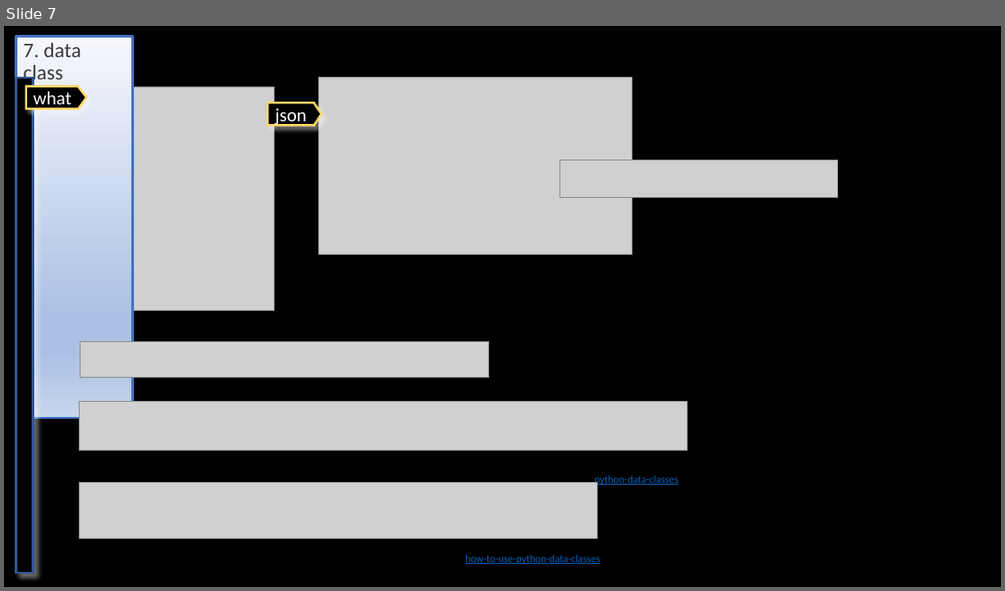
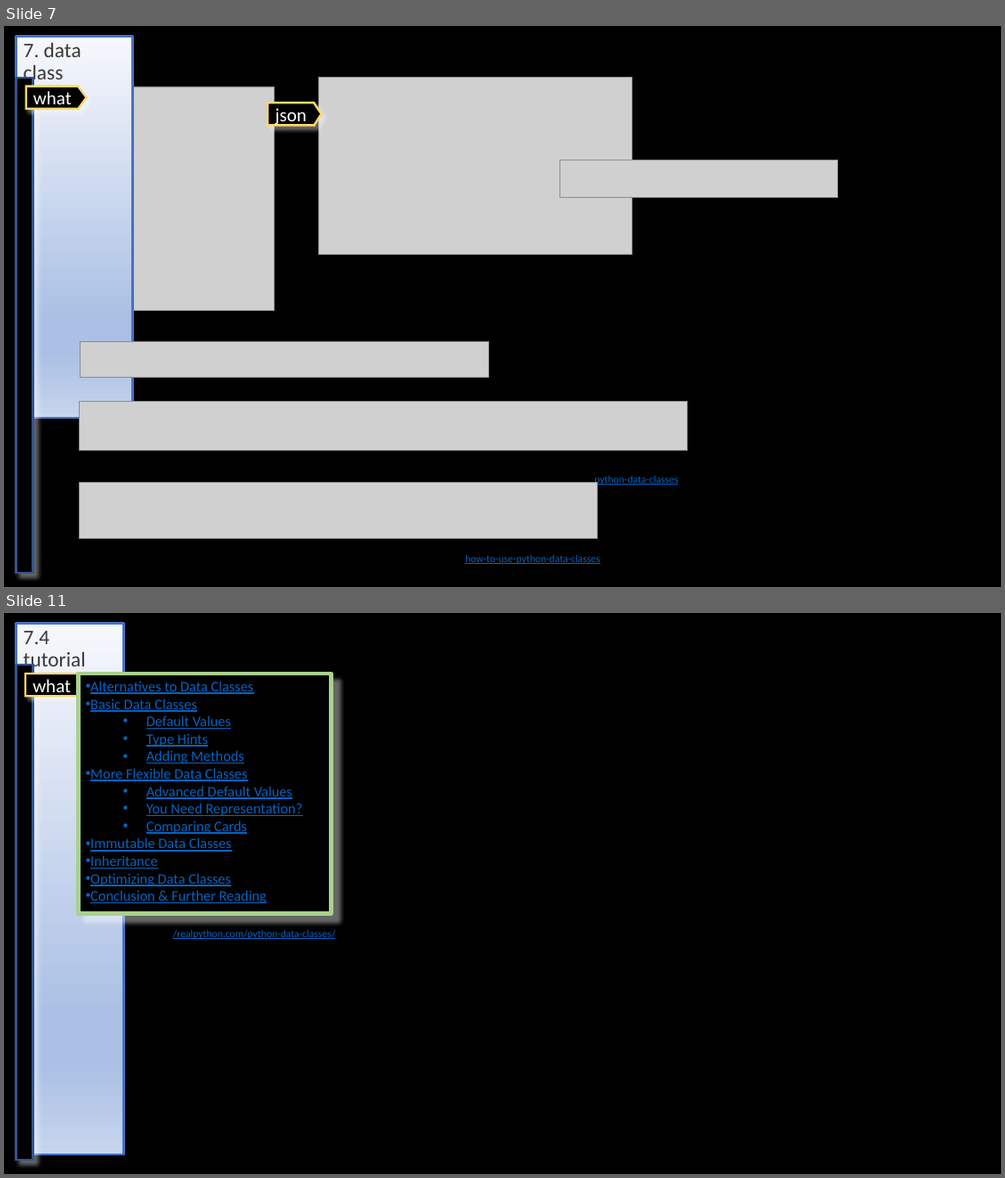
Before and after one commit to 1010836/portfolio, a slide deck: python/language/oop/oop.pptx. Shown one above the other, each under a label of ours: slide 7 before the commit, slides 7 and 11 after it; the slides between them are not shown. The pictures are 1005x591 and 1005x1178 pixels, drawn with LibreOffice and Linux fonts; fonts in the diff are those of the drawing; grey boxes stand for pictures; background and template pictures are left out. Boxes give left, top, right and bottom in pixels: in the first picture for what was removed or moved away, otherwise in the second. Text is boxed around its words. In the diff, an @@ line names an element or a change of style, - is before the commit and + after.

Commit message:
python

```diff
--- a/python/language/oop/oop.pptx
+++ b/python/language/oop/oop.pptx
@@ slide 11 added at (x1=4, y1=613, x2=1001, y2=1174), background #000000 @@
@@ title added at (x1=16, y1=624, x2=123, y2=653), fill gradient #F6F8FC to #ABC0E4 to #C7D5ED, outline #4472C4 2 pt, 20 pt, text #3B3838 @@
+7.4 tutorial
@@ rectangle added at (x1=16, y1=665, x2=33, y2=1159), fill #000000, outline #325491 2 pt @@
@@ freeform shape added at (x1=25, y1=674, x2=86, y2=696), fill #000000, outline #FFD966 2 pt, 18 pt, text #FFFFFF @@
+what
@@ rectangle added at (x1=78, y1=674, x2=331, y2=914), fill #000000, outline #A9D18E 4 pt, 14 pt, text #0563C1, underline @@
+• Alternatives to Data Classes
+• Basic Data Classes
+  • Default Values
+  • Type Hints
+  • Adding Methods
+• More Flexible Data Classes
+  • Advanced Default Values
+  • You Need Representation?
+  • Comparing Cards
+• Immutable Data Classes
+• Inheritance
+• Optimizing Data Classes
+• Conclusion & Further Reading
@@ text added at (x1=173, y1=930, x2=335, y2=939), 10 pt, text #0563C1, underline @@
+/realpython.com/python-data-classes/
```
Also in this commit, not shown: 5 other slides added, 30 other files.
